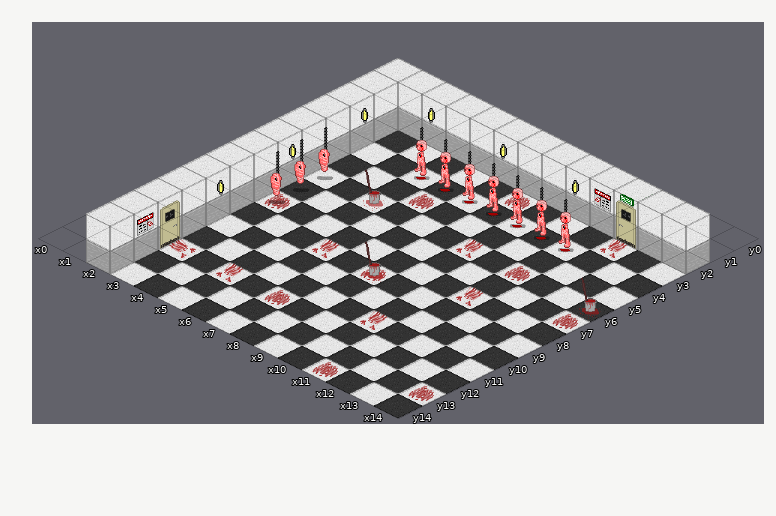
Two versions of a level (Tiled map, murder-desk-android/assets/data/maps/03foodchamber.tmx). Above, as it was before the edit.
Cells are 64x32 px. Isometric: x runs down to the right, y down to the left. Shown: x 0..14, y 0..14.
The result:
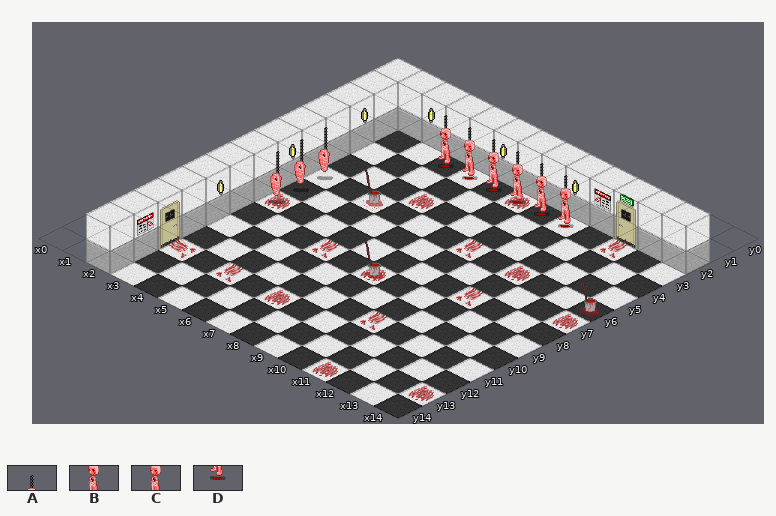
Key: from "SpriteSheetRoom3": A 82, B 91, C 92, D 100.
_ is an empty cell.
Change:
Layer "Collision":
y 3: x 5..10 ______ -> DDDDDD
y 4: x 5..11 DDDDDDD -> _______
Layer "Collison":
y 2: x 4..9 ______ -> BCBCBC
Layer "WalkBehind":
y 1: x 3..8 ______ -> AAAAAA
y 2: x 3..9 AAAAAAA -> _______
y 3: x 4..10 BBBBBBB -> _______
Changed places in both pictures, as pixel boxes (x1, y1, x2, y2):
changed: (414, 115, 574, 252)
